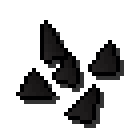
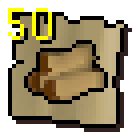
Comparing the layer stacks of the two 140 x 140 images. Changes:
added layer "Layer 163" above "Layer 160" over [8, 8, 132, 132]
hid "Layer 146" over [16, 20, 124, 128]
